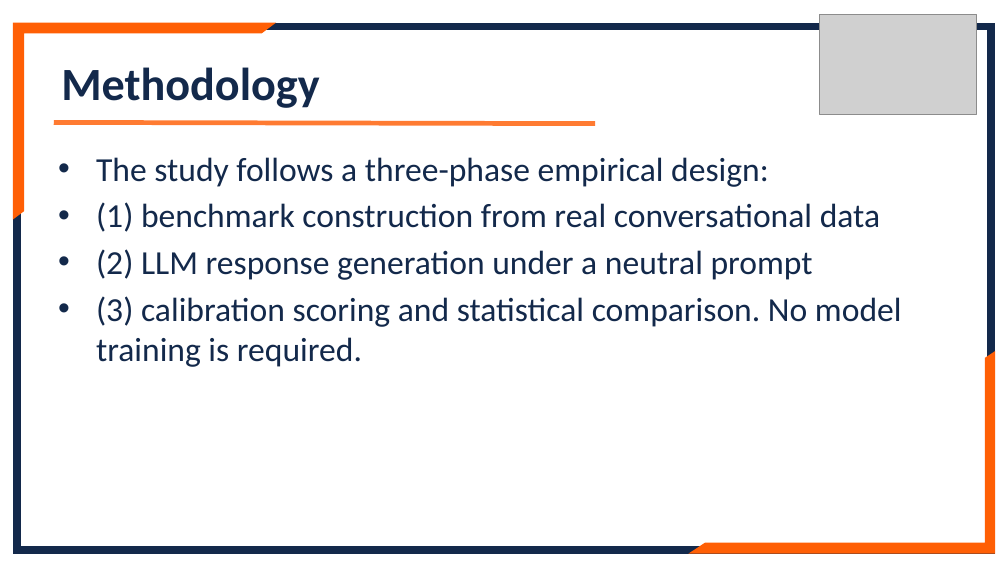
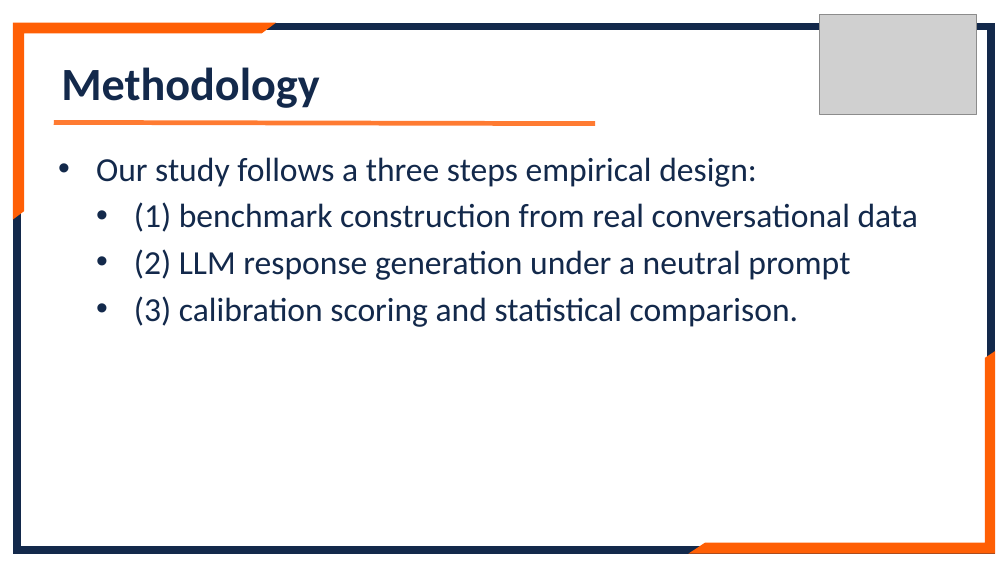
Before and after one commit to lennylin1998/ecs-llm, a slide deck: slide 6 of src/Files/Final_ppt.pptx. Drawn at 1008x567 pixels with LibreOffice and Linux fonts; fonts in the diff are those of the drawing; grey boxes stand for pictures. Boxes give left, top, right and bottom in pixels: in the first picture for what was removed or moved away, otherwise in the second. Text is boxed around its words. In the diff, an @@ line names an element or a change of style, - is before the commit and + after.

```diff
--- a/src/Files/Final_ppt.pptx
+++ b/src/Files/Final_ppt.pptx
@@ text at (96,157,757,187): text changed @@
-• The study follows a three-phase empirical design:
+• Our study follows a three steps empirical design:
@@ text at (134,202,918,280): list level 1 to 2 in "(1) benchmark construction from real ..."; list level 1 to 2 in "(2) LLM response generation under ..." @@
@@ text at (134,296,799,327): text changed @@
-• (3) calibration scoring and statistical comparison. No model training is required.
+  • (3) calibration scoring and statistical comparison.
```
Also in this commit, not shown: 3 other slides changed, 1 slide added, 1 slide removed.
